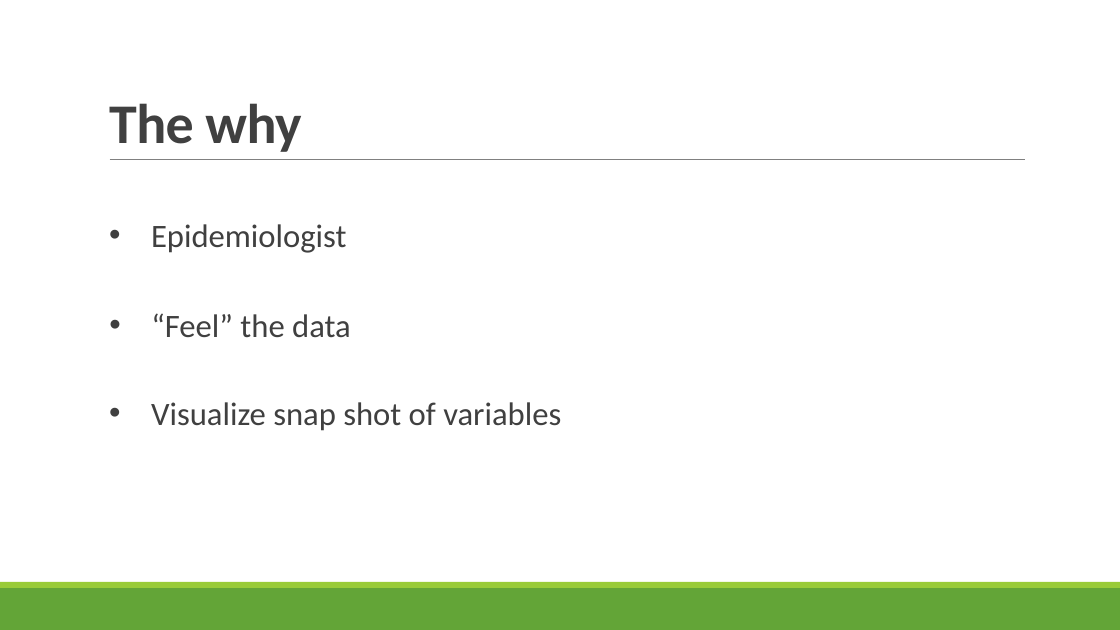
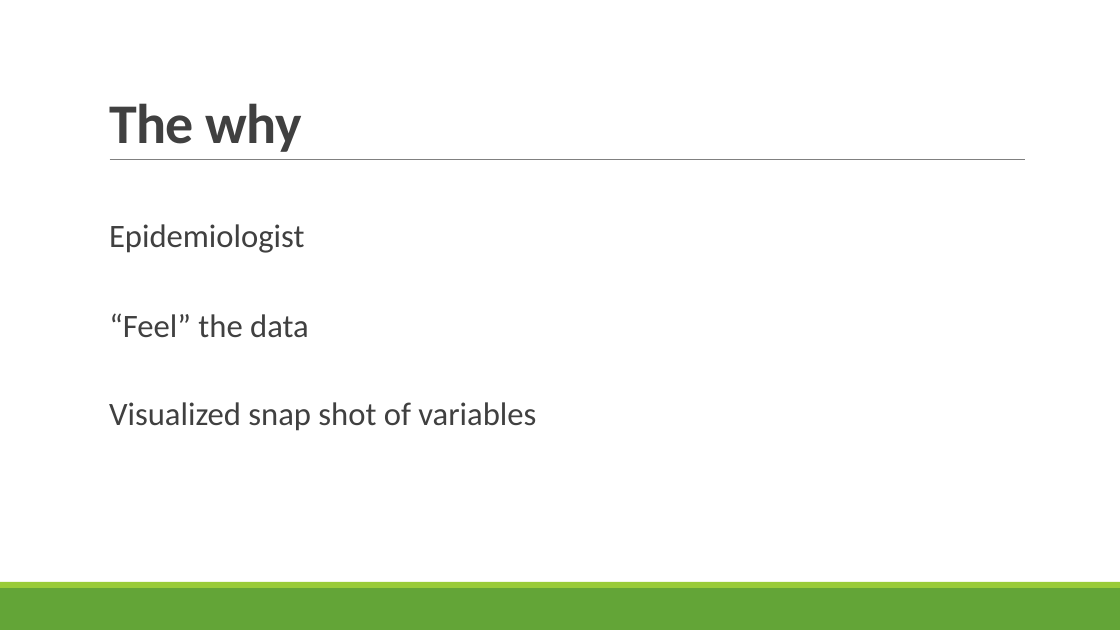
Before and after one commit to meytala/seenopsis, a slide deck: slide 2 of seenopsis_presentation.pptx. Drawn at 1120x630 pixels with LibreOffice and Linux fonts; fonts in the diff are those of the drawing. Boxes give left, top, right and bottom in pixels: in the first picture for what was removed or moved away, otherwise in the second. Text is boxed around its words. In the diff, an @@ line names an element or a change of style, - is before the commit and + after.

```diff
--- a/seenopsis_presentation.pptx
+++ b/seenopsis_presentation.pptx
@@ text "Epidemiologist" at [109, 224, 304, 253]: bullet • to none @@
@@ text "“Feel” the data" at [109, 313, 309, 337]: bullet • to none @@
@@ text at [109, 402, 536, 431]: text changed @@
-• Visualize snap shot of variables
+Visualized snap shot of variables
```
Also in this commit, not shown: 5 other slides changed, 1 slide added, 2 other files.
